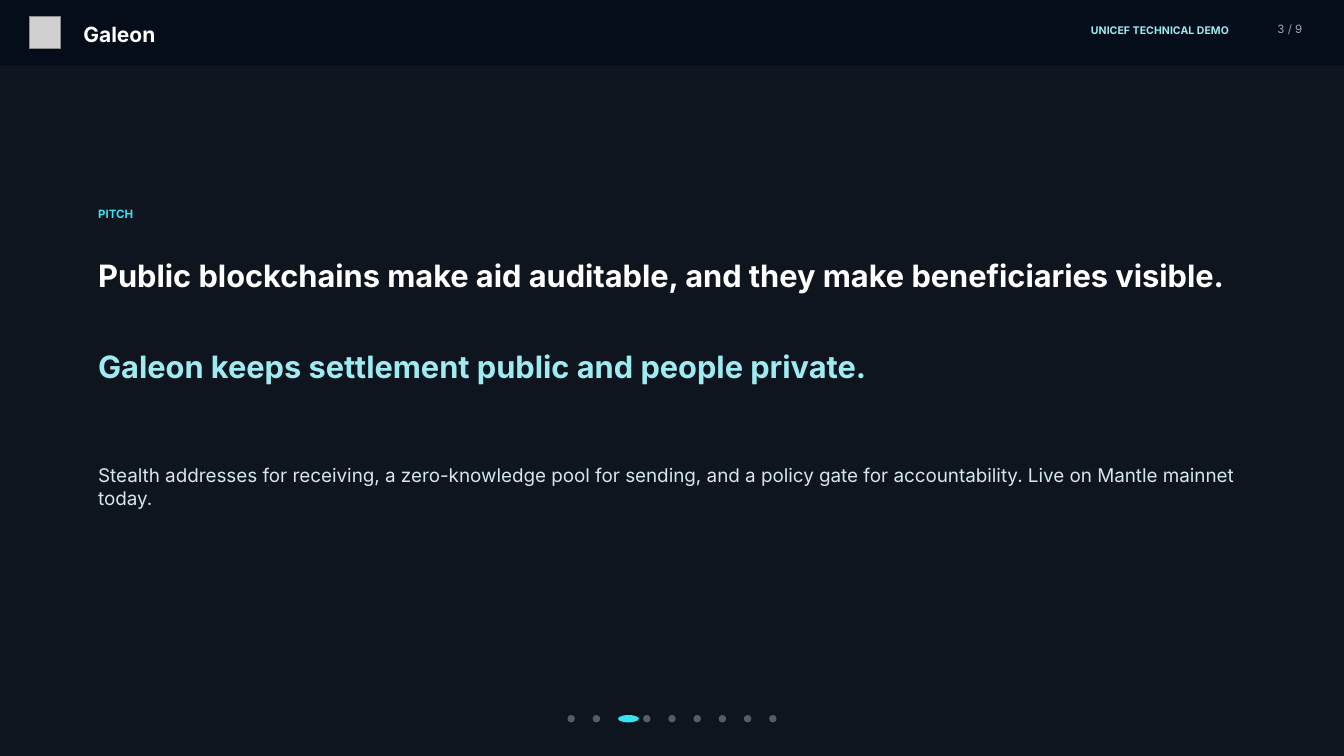
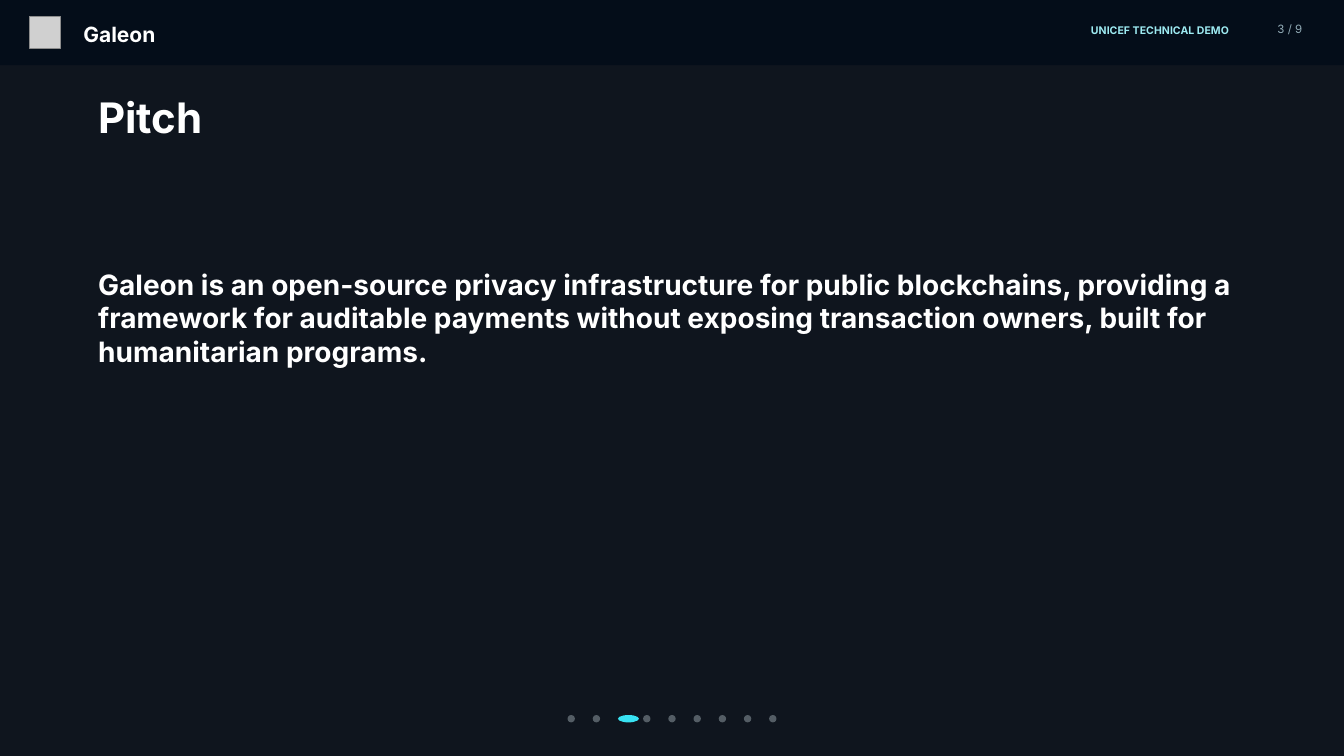
Before and after one commit to mateodaza/galeon, a slide deck: slide 3 of outputs/Galeon_UNICEF_Technical_Demo_2026.pptx. Drawn at 1344x756 pixels with LibreOffice and Linux fonts; fonts in the diff are those of the drawing; grey boxes stand for pictures; background and template pictures are left out; a plain dark background stands for a picture behind light text. Boxes give left, top, right and bottom in pixels: in the first picture for what was removed or moved away, otherwise in the second. Text is boxed around its words. In the diff, an @@ line names an element or a change of style, - is before the commit and + after.

```diff
--- a/outputs/Galeon_UNICEF_Technical_Demo_2026.pptx
+++ b/outputs/Galeon_UNICEF_Technical_Demo_2026.pptx
@@ text at (98, 101, 202, 134): text changed; size 8.2 to 30 pt; text colour #38E2F2 to #FFFFFF @@
-PITCH
+Pitch
@@ text at (98, 273, 1230, 368): text changed; size 22 to 20 pt @@
-Public blockchains make aid auditable, and they make beneficiaries visible.
+Galeon is an open-source privacy infrastructure for public blockchains, providing a framework for auditable payments without exposing transaction owners, built for humanitarian programs.
@@ text removed at (98, 354, 866, 385) @@
-Galeon keeps settlement public and people private.
@@ text removed at (98, 467, 1234, 509) @@
-Stealth addresses for receiving, a zero-knowledge pool for sending, and a policy gate for accountability. Live on Mantle mainnet today.
```
Also in this commit, not shown: 2 other slides changed, 6 other files.
